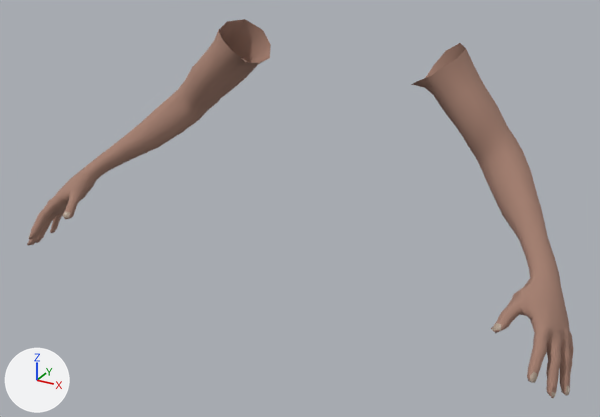
Before and after pictures for a commit that changed the glTF model ScoopsField/res/models/viewmodel.glb.
The view is the same before and after, from a 50 mm lens placed at (0.719, -1.465, 0.25), pointed at (0.018, -0.191, -0.387). Arrows for +X, +Y and +Z are at lower left; the lights stay in place. The picture after the commit comes second.

Objects in the first picture: 'Viewmodel'.
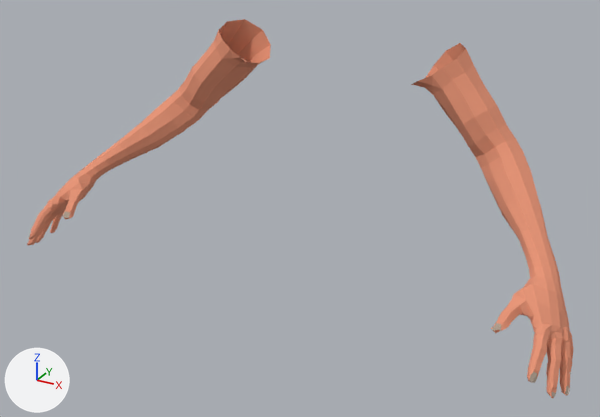
Edits to the bpy script that builds the scene:
```text
Change mat_material_004:
    mat_material_004.base_color: (0.374, 0.216, 0.164) -> (0.807, 0.301, 0.181)  # beige #a58071 -> beige #e89576
```

Pixel boxes [x1, y1, x2, y2] of what changed, in the pictures (600 x 417 px):
'Viewmodel', recoloured
    both: [27, 19, 573, 398]
